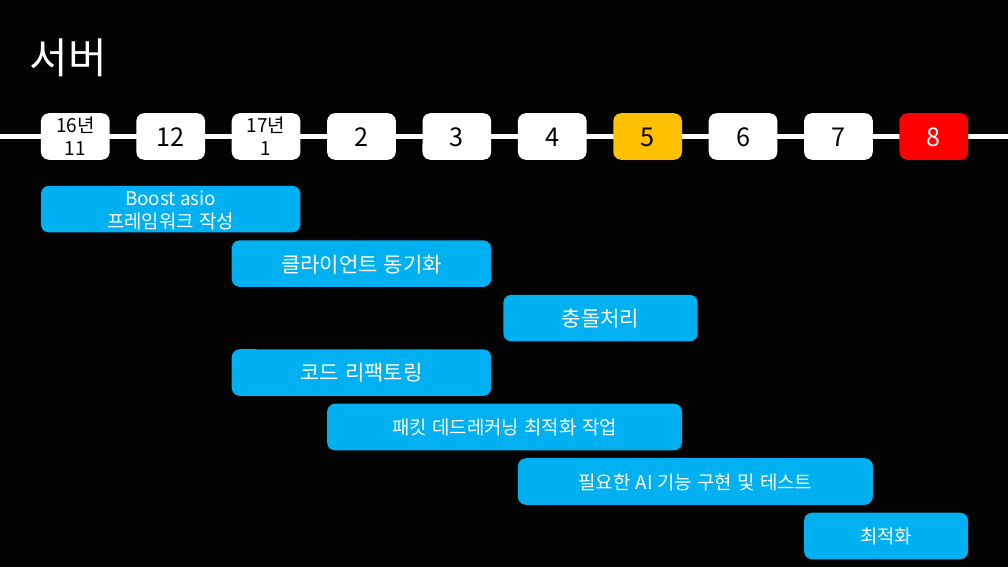
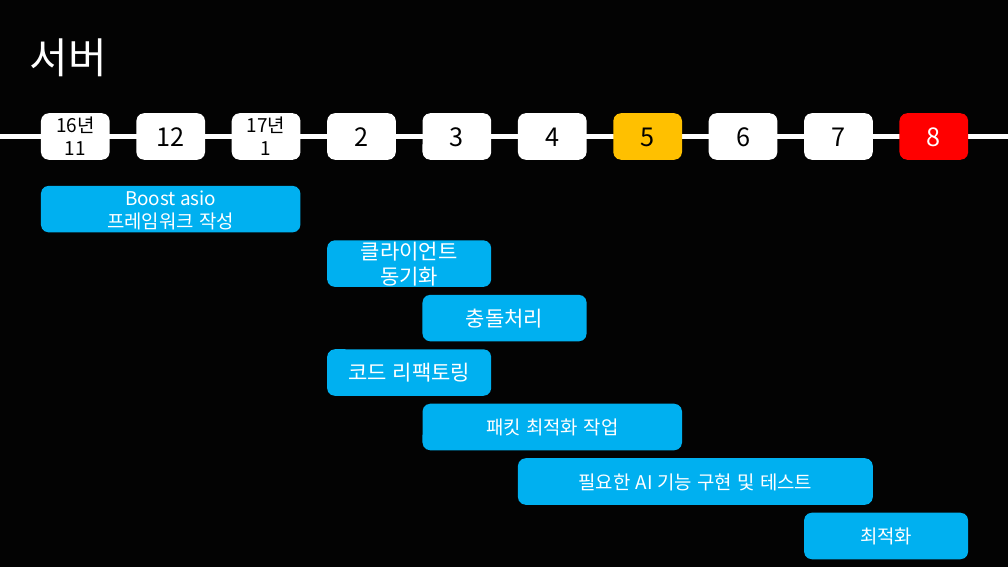
Before and after one commit to korleinster/gamebusdriver, a slide deck: slide 25 of documents/노루막이_김형준_신창섭_홍승필_허지훈.pptx. Drawn at 1008x567 pixels with LibreOffice and Linux fonts; fonts in the diff are those of the drawing; background and template pictures are left out. Boxes give left, top, right and bottom in pixels: in the first picture for what was removed or moved away, otherwise in the second. Text is boxed around its words. In the diff, an @@ line names an element or a change of style, - is before the commit and + after.

```diff
--- a/documents/노루막이_김형준_신창섭_홍승필_허지훈.pptx
+++ b/documents/노루막이_김형준_신창섭_홍승필_허지훈.pptx
@@ rounded rectangle "클라이언트": place and size @@
-rounded rectangle "클라이언트" at <box>232,240,492,287</box>
+rounded rectangle "클라이언트" at <box>327,240,492,287</box>
@@ text in rounded rectangle at <box>361,238,458,289</box>: text changed @@
-클라이언트 동기화
+클라이언트
+동기화
@@ rounded rectangle "충돌처리": place and size @@
-rounded rectangle "충돌처리" at <box>504,295,698,342</box>
+rounded rectangle "충돌처리" at <box>423,295,587,342</box>
@@ rounded rectangle "코드 리팩토링": place and size @@
-rounded rectangle "코드 리팩토링" at <box>232,349,492,396</box>
+rounded rectangle "코드 리팩토링" at <box>327,349,492,396</box>
@@ rounded rectangle "패킷 최적화 작업": place and size @@
-rounded rectangle "패킷 최적화 작업" at <box>327,404,682,451</box>
+rounded rectangle "패킷 최적화 작업" at <box>423,404,682,451</box>
@@ text in rounded rectangle at <box>486,418,619,436</box>: text changed @@
-패킷 데드레커닝 최적화 작업
+패킷 최적화 작업
```
Also in this commit, not shown: 5 other slides changed.
